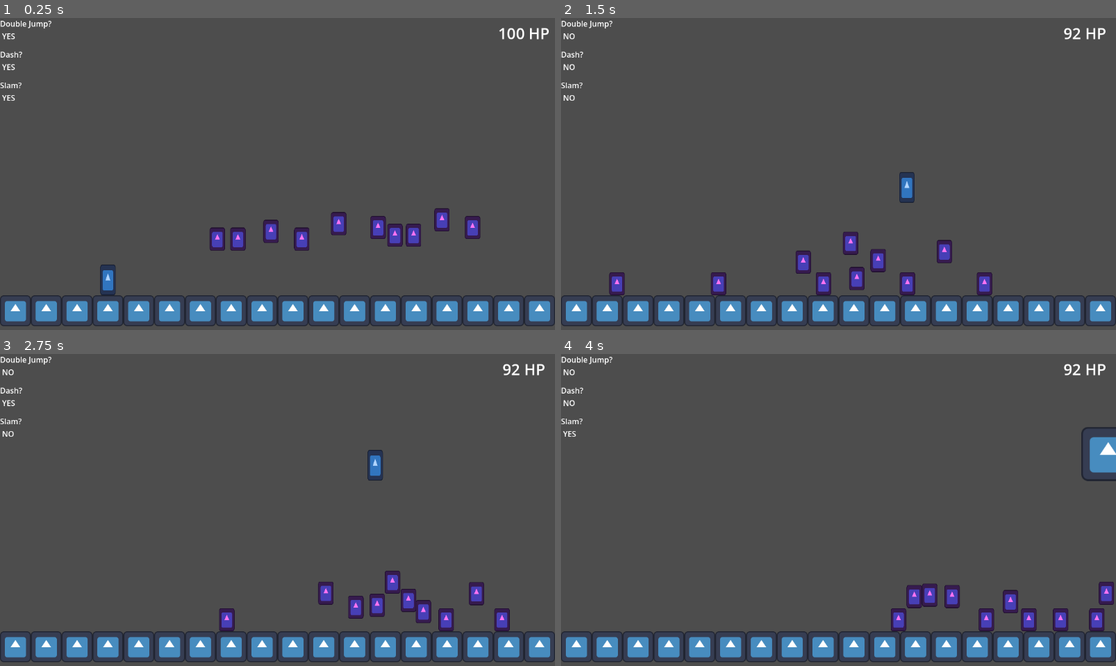
Above: before the commit, frames 1-4 (two rows, left to right).
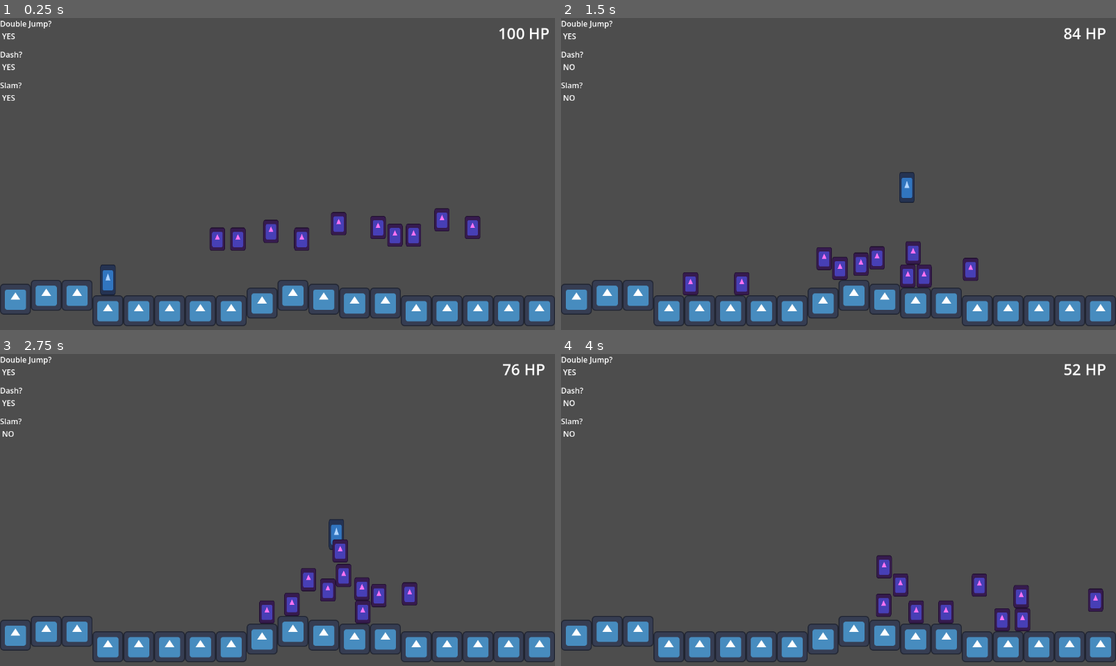
Above: after the commit, the same moments.

Repository: HeroHunterIguess/untitled-wip-game
Game: Godot game, scene res://scenes/worlds/test_scene.tscn
The game is run twice, just before and just after one commit, with the same random seed, the same clock (stepped at 60 frames per second) and the same inputs. The engine's default icon, where the game draws it, is replaced by a stand-in: a white triangle on a blue panel in a dark square.
Inputs (mouse positions are in pixels of both pictures, inside the frame that each line leads up to):
- Up to frame 1 (0.25 s): no input
- Up to frame 2 (1.5 s): move the mouse to (960, 158) at 0.52 s; hold D (right) from 0.53 s (still down); tap Shift (dash) at 0.6 s; tap Space (double jump) at 0.77, 1.07 s; tap F (ground_slam) at 0.8, 1.35 s; move the mouse to (727, 189) at 1.27 s
- Up to frame 3 (2.75 s): tap Space (double jump) at 1.52, 1.82, 2.3 s; tap E (air_freeze, bound only after the commit) at 1.55, 2.1 s; move the mouse to (333, 441) at 2.02 s; release D (right) at 2.03 s; hold A (left) from 2.03 s (still down)
- Up to frame 4 (4 s): move the mouse to (810, 572) at 2.77 s; release A (left) at 2.78 s; hold D (right) from 2.78 s (still down); tap Space (double jump) at 2.85, 3.02, 3.32, 3.77 s; tap Shift (dash) at 3.05, 3.6 s; move the mouse to (1005, 556) at 3.52 s; tap F (ground_slam) at 3.8 s

The runs differ from the first frame. In frame 1, 3.1% of the frame differs, in the area x 0-73%, y 83-99%; in frame 2, 6.5%; in frame 3, 7.0%; in frame 4, 7.4%, in the area x 0-100%, y 3-99%.

Commit message:
create air freeze ability

Diff:
--- a/project.godot
+++ b/project.godot
@@ -61,6 +61,16 @@
 "events": [Object(InputEventKey,"resource_local_to_scene":false,"resource_name":"","device":-1,"window_id":0,"alt_press …(192 unchanged characters)…
 ]
 }
+air_freeze={
+"deadzone": 0.2,
+"events": [Object(InputEventKey,"resource_local_to_scene":false,"resource_name":"","device":-1,"window_id":0,"alt_pressed":false,"shift_pressed":false,"ctrl_pressed":false,"meta_pressed":false,"pressed":false,"keycode":0,"physical_keycode":69,"key_label":0,"unicode":101,"location":0,"echo":false,"script":null)
+]
+}
+testing_pause={
+"deadzone": 0.2,
+"events": [Object(InputEventKey,"resource_local_to_scene":false,"resource_name":"","device":-1,"window_id":0,"alt_pressed":false,"shift_pressed":false,"ctrl_pressed":false,"meta_pressed":false,"pressed":false,"keycode":0,"physical_keycode":81,"key_label":0,"unicode":113,"location":0,"echo":false,"script":null)
+]
+}
 
 [physics]
 
--- a/scenes/attacks/ground_slam.tscn
+++ b/scenes/attacks/ground_slam.tscn
@@ -4,7 +4,7 @@
 [ext_resource type="Texture2D" uid="uid://bvhe2m66j7025" path="res://icon.svg" id="2_ft8yu"]
 
 [sub_resource type="CircleShape2D" id="CircleShape2D_su1go"]
-radius = 88.0
+radius = 104.0
 
 [node name="Area2D" type="Area2D" unique_id=1249516471]
 script = ExtResource("1_3fm40")
--- a/scenes/player.tscn
+++ b/scenes/player.tscn
@@ -7,7 +7,7 @@
 size = Vector2(32, 64)
 
 [sub_resource type="RectangleShape2D" id="RectangleShape2D_g2els"]
-size = Vector2(29.25, 62)
+size = Vector2(22.625, 55)
 
 [node name="player" type="CharacterBody2D" unique_id=1754200920 groups=["player"]]
 collision_layer = 2
--- a/scenes/worlds/test_scene.tscn
+++ b/scenes/worlds/test_scene.tscn
@@ -12,15 +12,6 @@
 
 [node name="objects" type="Node" parent="." unique_id=839775039]
 
-[node name="test_square" parent="objects" unique_id=974885529 instance=ExtResource("1_bl568")]
-position = Vector2(96, 608)
-
-[node name="test_square2" parent="objects" unique_id=534344318 instance=ExtResource("1_bl568")]
-position = Vector2(160, 608)
-
-[node name="test_square3" parent="objects" unique_id=755161920 instance=ExtResource("1_bl568")]
-position = Vector2(32, 608)
-
 [node name="test_square4" parent="objects" unique_id=1556825695 instance=ExtResource("1_bl568")]
 position = Vector2(224, 608)
 
@@ -33,26 +24,8 @@
 [node name="test_square7" parent="objects" unique_id=1936689978 instance=ExtResource("1_bl568")]
 position = Vector2(416, 608)
 
-[node name="test_square8" parent="objects" unique_id=282541983 instance=ExtResource("1_bl568")]
-position = Vector2(544, 608)
-
-[node name="test_square9" parent="objects" unique_id=940555089 instance=ExtResource("1_bl568")]
-position = Vector2(608, 608)
-
 [node name="test_square10" parent="objects" unique_id=2048946928 instance=ExtResource("1_bl568")]
 position = Vector2(480, 608)
-
-[node name="test_square11" parent="objects" unique_id=110739827 instance=ExtResource("1_bl568")]
-position = Vector2(672, 608)
-
-[node name="test_square12" parent="objects" unique_id=2056850192 instance=ExtResource("1_bl568")]
-position = Vector2(736, 608)
-
-[node name="test_square13" parent="objects" unique_id=63912162 instance=ExtResource("1_bl568")]
-position = Vector2(800, 608)
-
-[node name="test_square14" parent="objects" unique_id=913707112 instance=ExtResource("1_bl568")]
-position = Vector2(864, 608)
 
 [node name="test_square15" parent="objects" unique_id=773325786 instance=ExtResource("1_bl568")]
 position = Vector2(928, 608)
@@ -96,6 +69,33 @@
 [node name="test_square28" parent="objects" unique_id=1863297787 instance=ExtResource("1_bl568")]
 position = Vector2(1184, 296)
 
+[node name="test_square29" parent="objects" unique_id=1086260622 instance=ExtResource("1_bl568")]
+position = Vector2(544, 592)
+
+[node name="test_square30" parent="objects" unique_id=1050272897 instance=ExtResource("1_bl568")]
+position = Vector2(608, 576)
+
+[node name="test_square31" parent="objects" unique_id=120971794 instance=ExtResource("1_bl568")]
+position = Vector2(672, 584)
+
+[node name="test_square32" parent="objects" unique_id=1855794518 instance=ExtResource("1_bl568")]
+position = Vector2(736, 592)
+
+[node name="test_square33" parent="objects" unique_id=1243685569 instance=ExtResource("1_bl568")]
+position = Vector2(800, 592)
+
+[node name="test_square34" parent="objects" unique_id=256372811 instance=ExtResource("1_bl568")]
+position = Vector2(864, 608)
+
+[node name="test_square35" parent="objects" unique_id=1569772746 instance=ExtResource("1_bl568")]
+position = Vector2(160, 576)
+
+[node name="test_square36" parent="objects" unique_id=1448002519 instance=ExtResource("1_bl568")]
+position = Vector2(96, 576)
+
+[node name="test_square37" parent="objects" unique_id=763411371 instance=ExtResource("1_bl568")]
+position = Vector2(32, 584)
+
 [node name="enemies" type="Node" parent="." unique_id=2022920308]
 
 [node name="basic_enemy" parent="enemies" unique_id=1311455642 instance=ExtResource("3_rn7du")]
--- a/scripts/autoloads/data.gd
+++ b/scripts/autoloads/data.gd
@@ -2,7 +2,7 @@
 
 # player related data stored here to be displayed the ui
 var dash_timer = 0.0
-var can_double_jump = true
+var double_jumps = 2
 var slam_timer = 0.0
 
 var player_health = 100
--- a/scripts/game/player.gd
+++ b/scripts/game/player.gd
@@ -1,9 +1,12 @@
 extends CharacterBody2D
 
 # movement related variables
+var current_gravity = global.GRAVITY
+
 const SOFT_SPEED_CAP = 420
 const JUMP_FORCE = 890
 const COYOTE_TIME = 0.085
+const MAX_DOUBLE_JUMPS = 2
 
 const DASH_COOLDOWN = 75
 const DASH_FORCE = 1000
@@ -12,6 +15,8 @@
 const SLAM_FORCE = 1350
 const SLAM_REBOUNCE = 400
 
+const FREEZE_TIME = 1
+var frozen = false
 
 var coyote_timer = 0.0
 var holding_jump = false
@@ -37,46 +42,56 @@
 	data.slam_timer -= 1
 
 	# apply gravity
-	velocity.y += global.GRAVITY * delta
+	velocity.y += current_gravity * delta
 	if velocity.y > global.TERMINAL_VELOCITY:
 		velocity.y = global.TERMINAL_VELOCITY
 
-	# movement directions
-	if Input.is_action_pressed("left"):
-		velocity.x = move_toward(velocity.x, -SOFT_SPEED_CAP, global.FRICTION * delta)
-		moving_right = false
+	if !frozen:
+		# movement directions
+		if Input.is_action_pressed("left"):
+			velocity.x = move_toward(velocity.x, -SOFT_SPEED_CAP, global.FRICTION * delta)
+			moving_right = false
 
-	elif Input.is_action_pressed("right"):
-		velocity.x = move_toward(velocity.x, SOFT_SPEED_CAP, global.FRICTION * delta)
-		moving_right = true
+		elif Input.is_action_pressed("right"):
+			velocity.x = move_toward(velocity.x, SOFT_SPEED_CAP, global.FRICTION * delta)
+			moving_right = true
 
-	# slow down player when there are no inputs
-	else:
-		velocity.x = move_toward(velocity.x, 0, global.FRICTION * delta)
+		# slow down player when there are no inputs
+		else:
+			velocity.x = move_toward(velocity.x, 0, global.FRICTION * delta)
 
-	# dash in direction last pressed
-	if Input.is_action_just_pressed("dash") && data.dash_timer <= 0.0:
-		data.dash_timer = DASH_COOLDOWN
-		dashing = true
-		if moving_right:
-			velocity.x += DASH_FORCE
-		elif !moving_right:
-			velocity.x -= DASH_FORCE
-		await get_tree().create_timer(0.25).timeout
-		dashing = false
+		# dash in direction last pressed
+		if Input.is_action_just_pressed("dash") && data.dash_timer <= 0.0:
+			data.dash_timer = DASH_COOLDOWN
+			dashing = true
+			if moving_right:
+				velocity.x += DASH_FORCE
+			elif !moving_right:
+				velocity.x -= DASH_FORCE
+			await get_tree().create_timer(0.25).timeout
+			dashing = false
 
-	# double jumping
-	if Input.is_action_just_pressed("double jump") && !slamming:
-		if !is_on_floor() && data.can_double_jump:
-			velocity.y = -JUMP_FORCE
-			data.can_double_jump = false
+		# double jumping
+		if Input.is_action_just_pressed("double jump") && !slamming:
+			if !is_on_floor() && data.double_jumps > 0:
+				velocity.y = -JUMP_FORCE
+				data.double_jumps -= 1
+
+	# air freeze
+	if Input.is_action_just_pressed("air_freeze") && !is_on_floor():
+		frozen = true
+		velocity.y = 0
+		velocity.x = 0
+		current_gravity = 0
+
+		await get_tree().create_timer(FREEZE_TIME).timeout
+		frozen = false
+		current_gravity = global.GRAVITY
 
 	# add coyote time
-	# unnecessary with the current flat groud, may be changed later
-	# if the ground stays flat like it is, remove coyote time code
 	if is_on_floor():
 		coyote_timer = COYOTE_TIME
-		data.can_double_jump = true
+		data.double_jumps = MAX_DOUBLE_JUMPS
 	else:
 		coyote_timer -= delta
 		if coyote_timer < 0:
@@ -94,6 +109,11 @@
 
 	# update position based on velocity
 	move_and_slide()
+
+
+	# temproary game pause
+	if Input.is_action_just_pressed("testing_pause"):
+		get_tree().paused = true
 
 
 # preloads for different attacks
--- a/scripts/ui/game_ui.gd
+++ b/scripts/ui/game_ui.gd
@@ -5,7 +5,7 @@
 	$health.text = str(data.player_health) + " HP"
 
 	# display ability statuses
-	if data.can_double_jump:
+	if data.double_jumps >= 0:
 		$double_jump_text.text = "Double Jump? \n YES"
 	else:
 		$double_jump_text.text = "Double Jump? \n NO"
